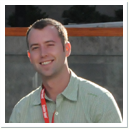
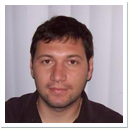
The second 129x129 image is a revision of the first. Changes to its layers:
hid "Brian LeRoux" over <box>27,106,102,115</box>
hid "Layer 3" over <box>5,101,123,123</box>
added layer "Layer 11" above "Layer 10" over <box>5,5,123,123</box>
moved "Layer 10" above "Layer 9" over <box>5,5,123,123</box>
